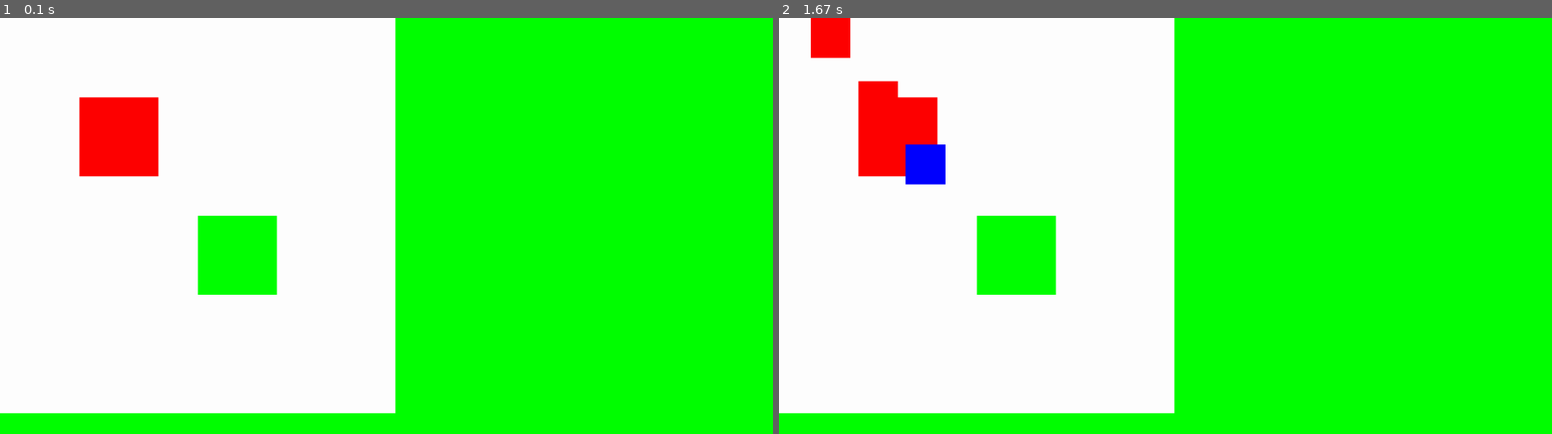
Above: before the commit, frames 1-2 (left to right).
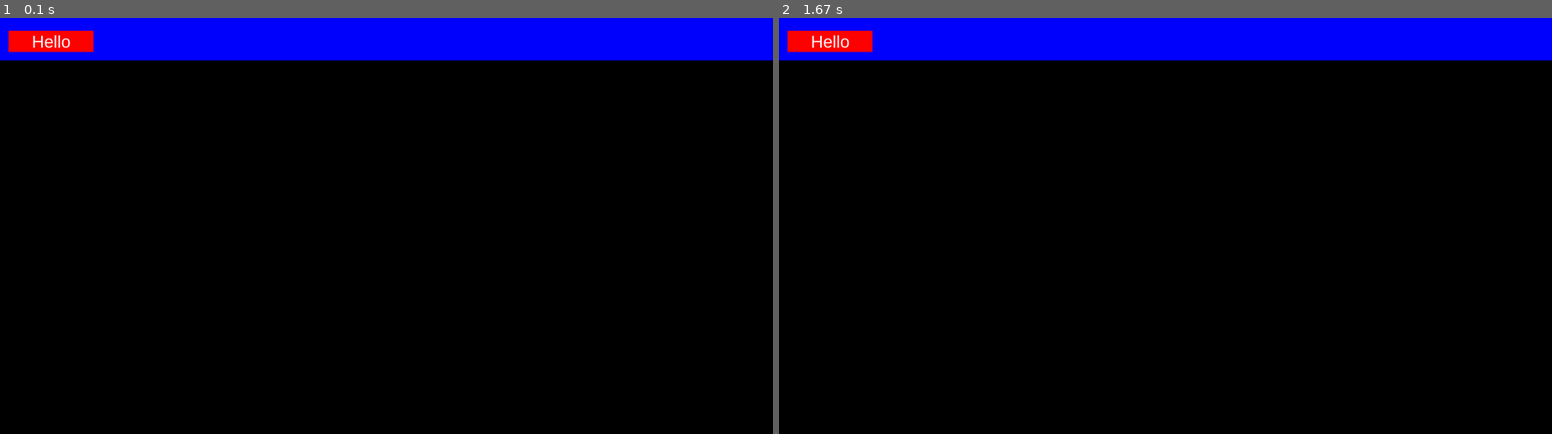
Above: after the commit, the same moments.

Repository: SimonXVB/Pixit
Game: pygame game, started from main.py
The game is run twice, just before and just after one commit, with the same random seed, the same clock (stepped at 60 frames per second) and the same inputs.
Inputs (mouse positions are in pixels of both pictures, inside the frame that each line leads up to):
- Up to frame 1 (0.1 s): no input
- Up to frame 2 (1.67 s): press the mouse at (833, 42) at 0.37 s; move the mouse to (879, 101) at 0.47 s; release the mouse at (925, 163) at 0.6 s; click (1281, 80) at 0.72 s

The runs differ from the first frame. In frame 1, 100% of the frame differs, in the area x 0-100%, y 0-100%; in frame 2, 100%.

Commit message:
inital toolbar implementation

Diff:
--- a/Classes/select.py
+++ b/Canvas/Classes/select.py
@@ -1,7 +1,7 @@
 import pygame
 from math import floor, ceil
 from typing import TYPE_CHECKING
-from Classes.pasteBox import PasteBox
+from Canvas.Classes.pasteBox import PasteBox
 
 if TYPE_CHECKING:
     import canvas
--- a/canvas.py
+++ b/Canvas/canvas.py
@@ -4,10 +4,10 @@
 from typing import TYPE_CHECKING
 from math import floor
 
-from Classes.select import Select
-from Classes.zoomPan import ZoomPan
-from Classes.draw import Draw
-from Classes.undoRedo import UndoRedo
+from Canvas.Classes.select import Select
+from Canvas.Classes.zoomPan import ZoomPan
+from Canvas.Classes.draw import Draw
+from Canvas.Classes.undoRedo import UndoRedo
 
 def ex_time(func):
     def wrapper(*args, **kwargs) -> None:
@@ -52,8 +52,6 @@
 
         self.canvas_surface = pygame.Surface((self.canvas_width, self.canvas_height))
         self.canvas_surface.fill("white")
-        pygame.draw.rect(self.canvas_surface, "red", (10, 10, 10, 10))
-        pygame.draw.rect(self.canvas_surface, "green", (25, 25, 10, 10))
 
         self.temp_surface = pygame.Surface((self.canvas_width, self.canvas_height), flags=pygame.SRCALPHA)
         self.temp_surface.fill((0, 0, 0, 0))
--- /dev/null
+++ b/Toolbar/Classes/button.py
@@ -0,0 +1,40 @@
+import pygame
+from typing import TYPE_CHECKING
+
+if TYPE_CHECKING:
+    import toolbar
+
+class Button:
+    def __init__(self, toolbar: "toolbar.Toolbar", width: int, height: int, pos_x: int, pos_y: int, text: str) -> None:
+        self.toolbar = toolbar
+
+        self.width: int = width
+        self.height: int = height
+        self.pos_x: int = pos_x
+        self.pos_y: int = pos_y
+
+        self.clicked = False
+
+        self.text = text
+
+    def update(self):
+        self.button = pygame.Surface((self.width, self.height))
+        self.button.fill("red")
+
+        font = pygame.font.SysFont("Arial", int(self.height * 0.80)).render(self.text , True, "White")
+        center = font.get_rect(center=(self.width / 2, self.height / 2))
+
+        self.button.blit(font, center)
+
+        assert self.toolbar.toolbar_surface
+        self.toolbar.toolbar_surface.blit(self.button, (self.pos_x, self.pos_y))
+
+    def collision(self):
+        button_rect = self.button.get_rect(topleft = (self.pos_x, self.pos_y))
+        return button_rect.collidepoint(pygame.mouse.get_pos())
+
+    def click(self):
+        if not self.collision(): return
+
+        print("click")
+        print("")
--- /dev/null
+++ b/Toolbar/toolbar.py
@@ -0,0 +1,29 @@
+import pygame
+from typing import TYPE_CHECKING
+from Toolbar.Classes.button import Button
+
+if TYPE_CHECKING:
+    import main
+
+class Toolbar:
+    def __init__(self, main: "main.Main") -> None:
+        self.main = main
+
+        self.toolbar_surface: pygame.Surface | None = None
+
+        self.button = Button(self, 200, 50, 20, 30, "Hello")
+
+        self.init()
+
+    def init(self):
+        self.toolbar_surface = pygame.Surface((self.main.window.get_width(), 100))
+        self.toolbar_surface.fill("blue")
+
+        self.button.update()
+
+        self.main.window.blit(self.toolbar_surface, (0, 0))
+
+    def event_poll(self, events):
+        for event in events:
+            if event.type == pygame.MOUSEBUTTONDOWN:
+                self.button.click()
--- a/main.py
+++ b/main.py
@@ -1,6 +1,7 @@
 import pygame
 from sys import exit
-from canvas import Canvas
+from Canvas.canvas import Canvas
+from Toolbar.toolbar import Toolbar
 
 class Main:
     def __init__(self) -> None:
@@ -9,7 +10,10 @@
 
         #init
         self.window = pygame.display.set_mode((1820, 980), vsync=1)
-        self.canvas = Canvas(main=self)
+
+        self.toolbar = Toolbar(main=self)
+        #self.canvas = Canvas(main=self)
+
         self.clock = pygame.time.Clock()
 
         #start the event loop
@@ -24,7 +28,8 @@
                     pygame.quit()
                     exit()
 
-            self.canvas.event_poll(events)
+            #self.canvas.event_poll(events)
+            self.toolbar.event_poll(events)
 
             #print(self.clock.get_fps())
 
Renamed: Classes/draw.py -> Canvas/Classes/draw.py
Renamed: Classes/pasteBox.py -> Canvas/Classes/pasteBox.py
Renamed: Classes/undoRedo.py -> Canvas/Classes/undoRedo.py
Renamed: Classes/zoomPan.py -> Canvas/Classes/zoomPan.py
